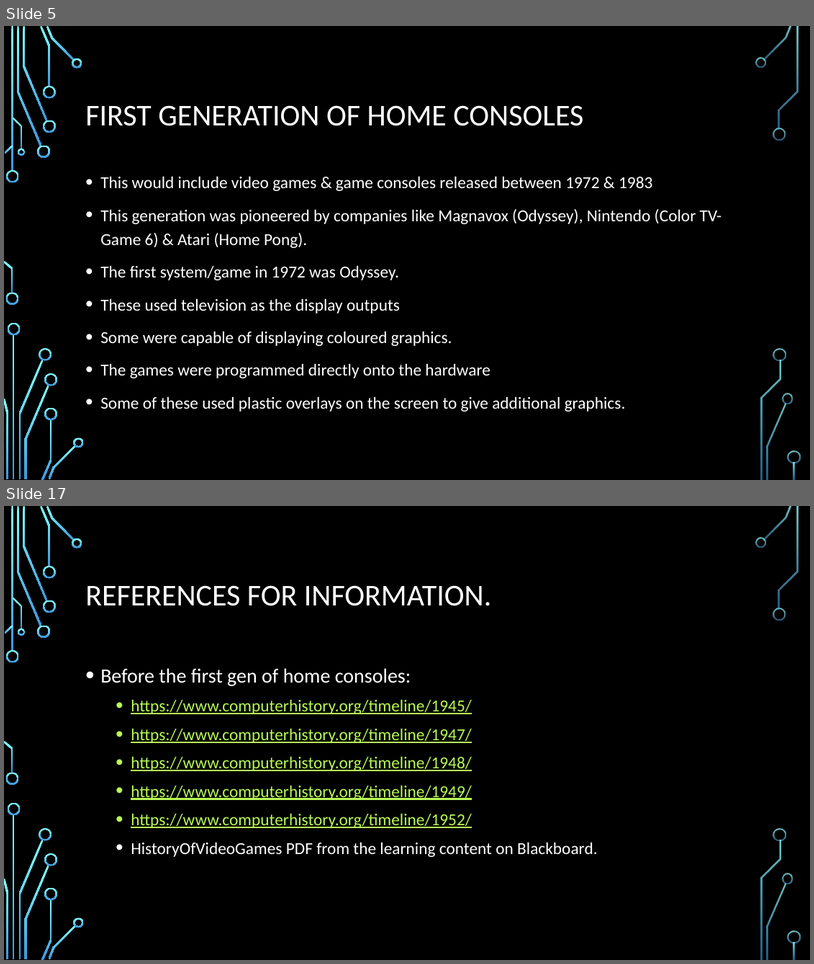
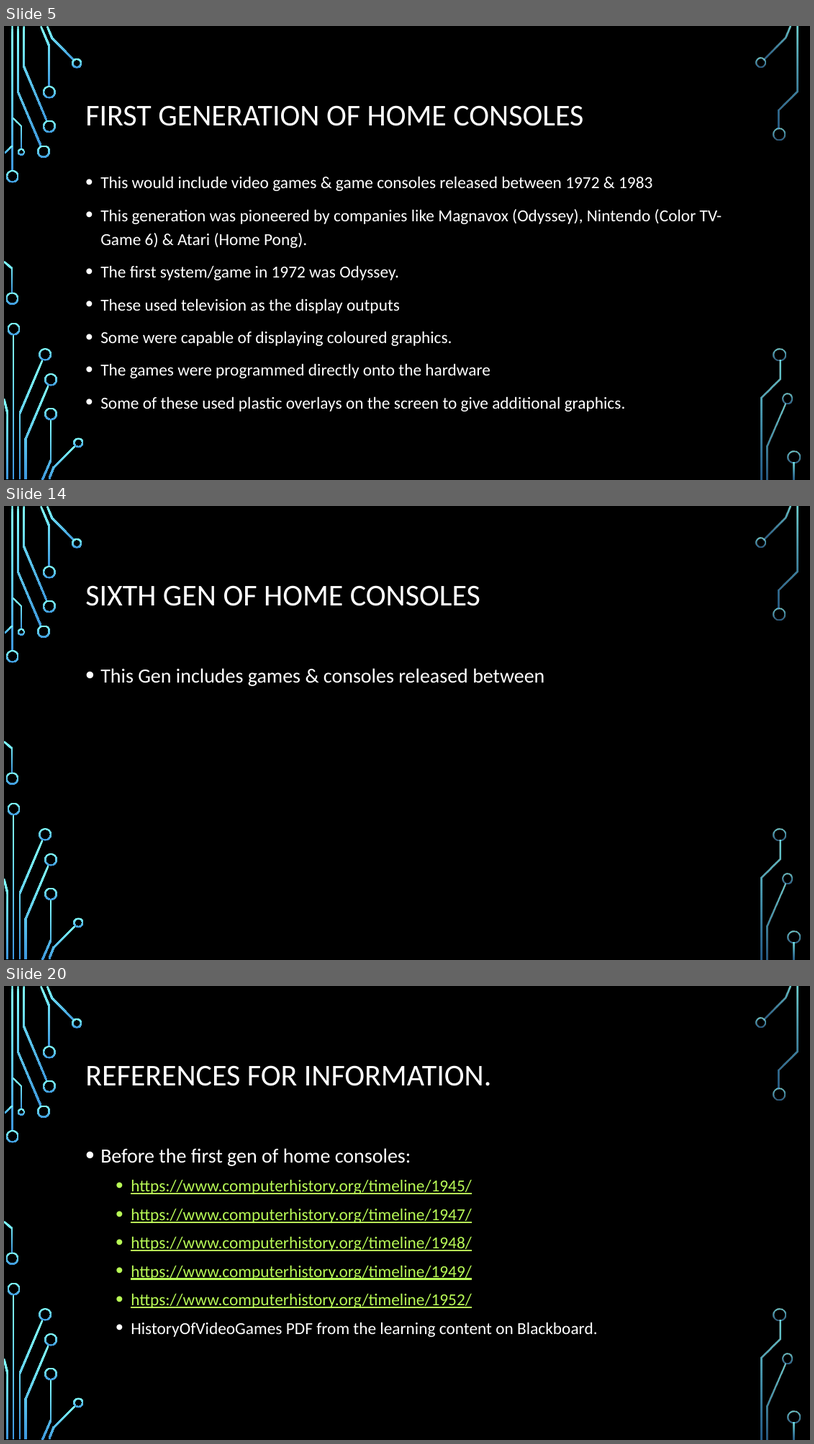
Before and after one commit to Stampard0/Assessments, a slide deck: Informational Technology (Game Design)/Part 1 Redo/Cluster - Introduction to Game Design/AT04/AT04 Video Game History By Richard Pountney.pptx. Shown one above the other, each under a label of ours: slides 5 and 17 before the commit, slides 5, 14 and 20 after it; the slides between them are not shown. The pictures are 814x964 and 814x1444 pixels, drawn with LibreOffice and Linux fonts; fonts in the diff are those of the drawing; background and template pictures are left out. Boxes give left, top, right and bottom in pixels: in the first picture for what was removed or moved away, otherwise in the second. Text is boxed around its words. In the diff, an @@ line names an element or a change of style, - is before the commit and + after.

```diff
--- a/Informational Technology (Game Design)/Part 1 Redo/Cluster - Introduction to Game Design/AT04/AT04 Video Game History By Richard Pountney.pptx
+++ b/Informational Technology (Game Design)/Part 1 Redo/Cluster - Introduction to Game Design/AT04/AT04 Video Game History By Richard Pountney.pptx
@@ slide 14 added at [4,506,810,960], background picture (left out); not listed: 36 template elements that a slide beside it also shows @@
@@ title added at [85,585,481,606], 36 pt, text #FFFFFF @@
+SIXTH GEN OF HOME CONSOLES
@@ text added at [100,668,545,686], 24 pt, text #FFFFFF @@
+• This Gen includes games & consoles released between
@@ what was slide 17 is now slide 20 @@
```
Also in this commit, not shown: 5 slides changed, 8 other slides added, 6 slides removed.
